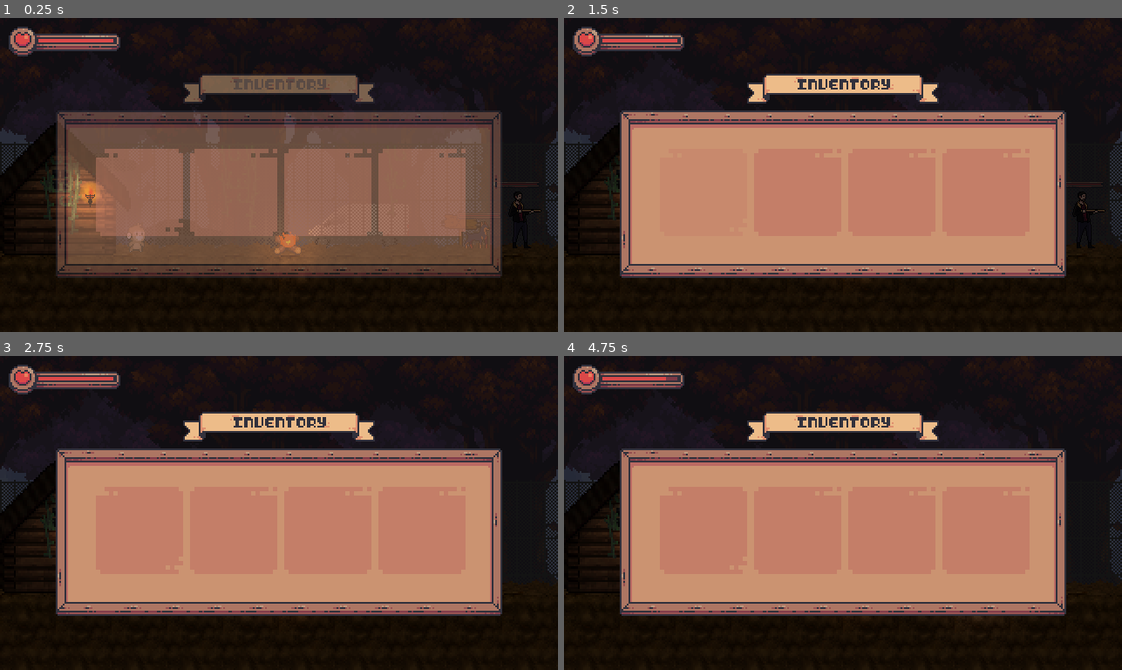
Above: before the commit, frames 1-4 (two rows, left to right).
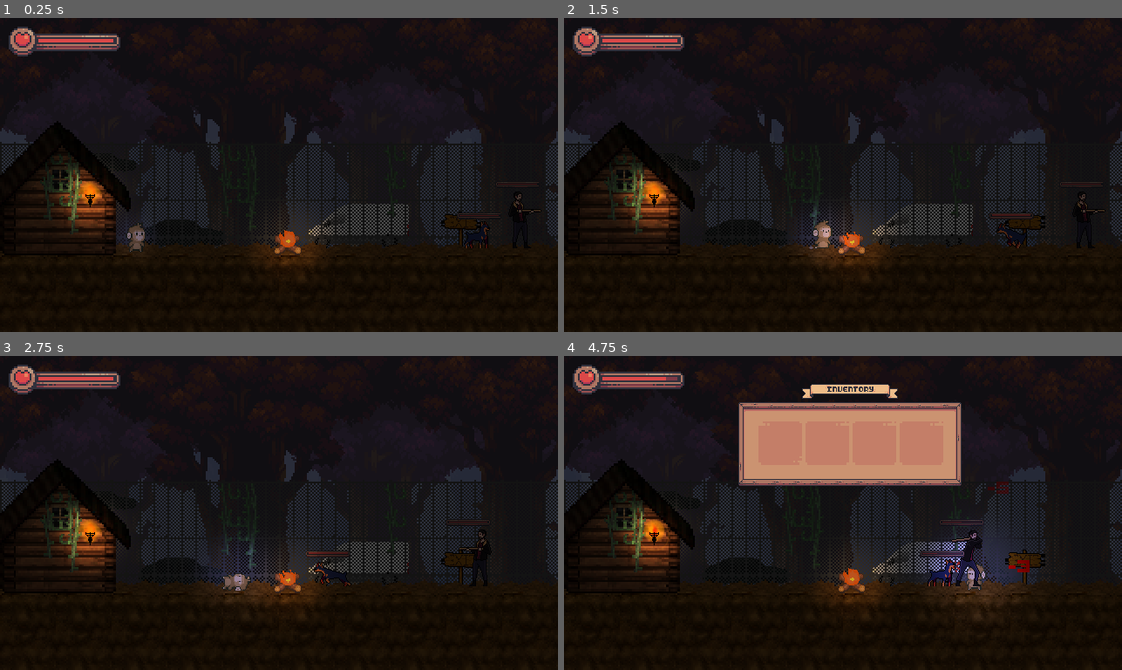
Above: after the commit, the same moments.

Repository: Gabriel-Mene/UntamedSouls2D
Game: Godot game, scene res://scenes/management/level1.tscn
Two runs of this game, one before a commit and one after it. Both use one fixed random seed, a clock stepped at 60 frames per second and the inputs below. The project has no main scene, so this scene is started directly.
Inputs (mouse positions are in pixels of both pictures, inside the frame that each line leads up to):
- Up to frame 1 (0.25 s): no input
- Up to frame 2 (1.5 s): move the mouse to (965, 159) at 0.52 s; hold Right (ui_right) from 0.53 s (still down); tap Q (attack) at 0.6 s; tap Space (ui_select) at 0.77 s; move the mouse to (731, 190) at 1.27 s; tap E (interact) at 1.35 s
- Up to frame 3 (2.75 s): tap Space (ui_select) at 1.52 s; move the mouse to (334, 443) at 2.02 s; release Right (ui_right) at 2.03 s; hold Left (ui_left) from 2.03 s (still down); tap Q (attack) at 2.1 s
- Up to frame 4 (4.75 s): move the mouse to (815, 575) at 2.77 s; release Left (ui_left) at 2.78 s; hold Right (ui_right) 2.78-4.28 s; tap E (interact) at 2.85, 4.35 s; tap Space (ui_select) at 3.02, 3.77, 4.52 s; move the mouse to (1010, 560) at 3.52 s; tap Q (attack) at 3.6 s; tap I (inventory) at 4.15 s; move the mouse to (675, 465) at 4.27 s; hold Left (ui_left) from 4.28 s (still down)

The runs differ from the first frame. In frame 1, 43% of the frame differs, in the area x 10-90%, y 18-83%; in frame 2, 45%; in frame 3, 45%; in frame 4, 47%, in the area x 10-90%, y 8-83%.

Commit message:
invetario arrumado porem com 1 erro chato

Diff:
--- a/scenes/interface/general/hud.tscn
+++ b/scenes/interface/general/hud.tscn
@@ -10,3 +10,4 @@
 [node name="BarContainer" parent="." instance=ExtResource( 1 )]
 
 [node name="InventoryContainer" parent="." instance=ExtResource( 2 )]
+visible = true
--- a/scenes/interface/hud.gd
+++ b/scenes/interface/hud.gd
@@ -2,17 +2,17 @@
 
 onready var inventory: Control = get_node("InventoryContainer")
 
+func _ready():
+	inventory.visible = false  # garante que começa fechado
+
 func _process(delta: float) -> void:
-	show_inventory()
+	if Input.is_action_just_pressed("inventory"):
+		toggle_inventory()
 
-func show_inventory() -> void:
-	if Input.is_action_just_pressed("inventory"):
-		if inventory.is_visible:
-			inventory.is_visible = false
-			inventory.animation.play("hide_container")
-			return
-
-	if inventory.is_visible == false:
-		inventory.is_visible = true
+func toggle_inventory() -> void:
+	if inventory.visible:
+		inventory.animation.play("hide_container")
+		inventory.visible = false
+	else:
+		inventory.visible = true
 		inventory.animation.play("show_container")
-		return
--- a/scenes/interface/player/inventory/inventory_container.tscn
+++ b/scenes/interface/player/inventory/inventory_container.tscn
@@ -17,7 +17,7 @@
 tracks/0/keys = {
 "times": PoolRealArray( 0 ),
 "transitions": PoolRealArray( 1 ),
-"update": 0,
+"update": 1,
 "values": [ true ]
 }
 tracks/1/type = "value"
@@ -91,8 +91,15 @@
 
 [node name="InventoryContainer" type="Control" groups=["inventory"]]
 modulate = Color( 1, 1, 1, 0 )
-anchor_right = 1.0
-anchor_bottom = 1.0
+anchor_left = 0.5
+anchor_top = 0.5
+anchor_right = 0.5
+anchor_bottom = 0.5
+margin_left = -76.0
+margin_top = -90.0
+margin_right = 244.0
+margin_bottom = 90.0
+rect_scale = Vector2( 0.5, 0.5 )
 script = ExtResource( 5 )
 
 [node name="VContainer" type="VBoxContainer" parent="."]
--- a/scenes/management/level1.tscn
+++ b/scenes/management/level1.tscn
@@ -130,7 +130,7 @@
 scale = Vector2( 0.6, 0.6 )
 frames = SubResource( 7 )
 animation = "Idle"
-frame = 6
+frame = 7
 speed_scale = 2.5
 playing = true
 
@@ -191,7 +191,6 @@
 scale = Vector2( 0.5, 0.5 )
 frames = SubResource( 2 )
 animation = "torch"
-frame = 1
 playing = true
 
 [node name="Light" type="Light2D" parent="leveldesign/torches"]
--- a/scripts/interface/player/item.gd
+++ b/scripts/interface/player/item.gd
@@ -61,7 +61,7 @@
 
 		"Resource":
 			amount += item_info[4]
-			type_value = item_info[2]
+			type_value = 0
 
 		"Health":
 			amount += item_info[4]
